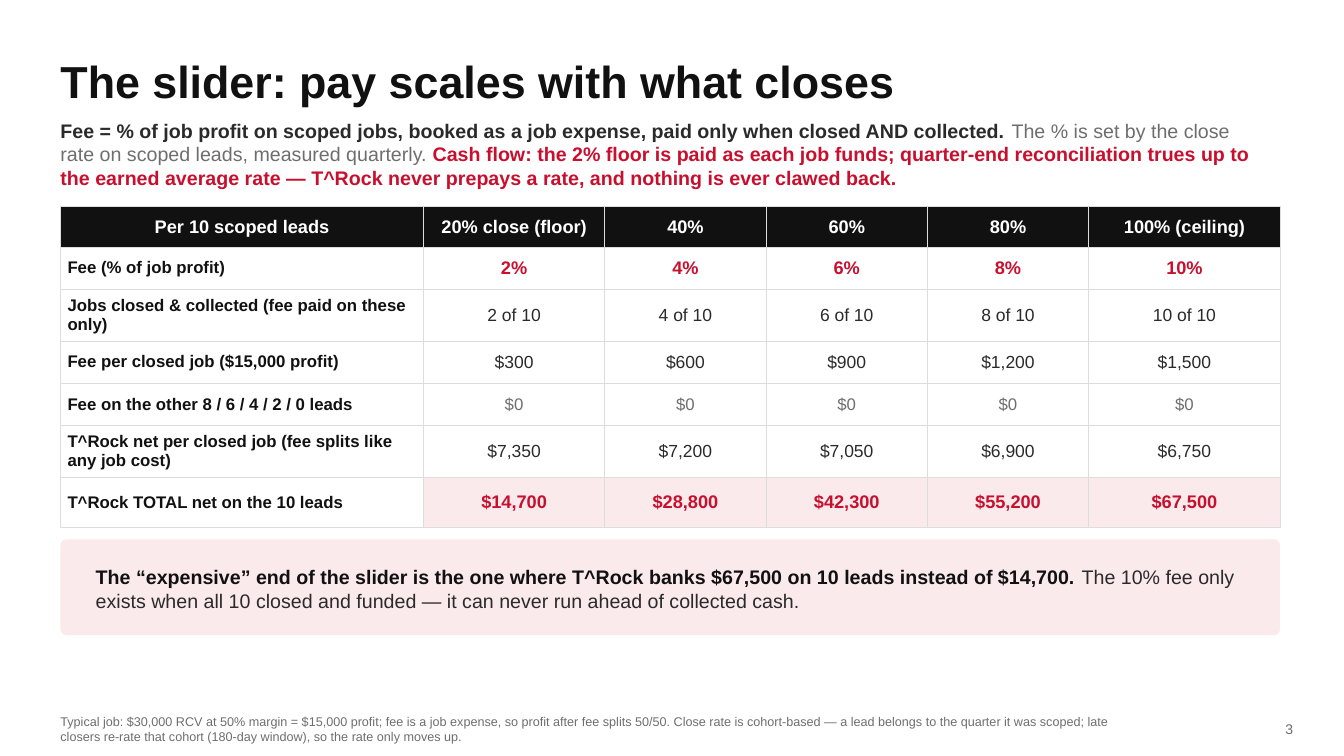
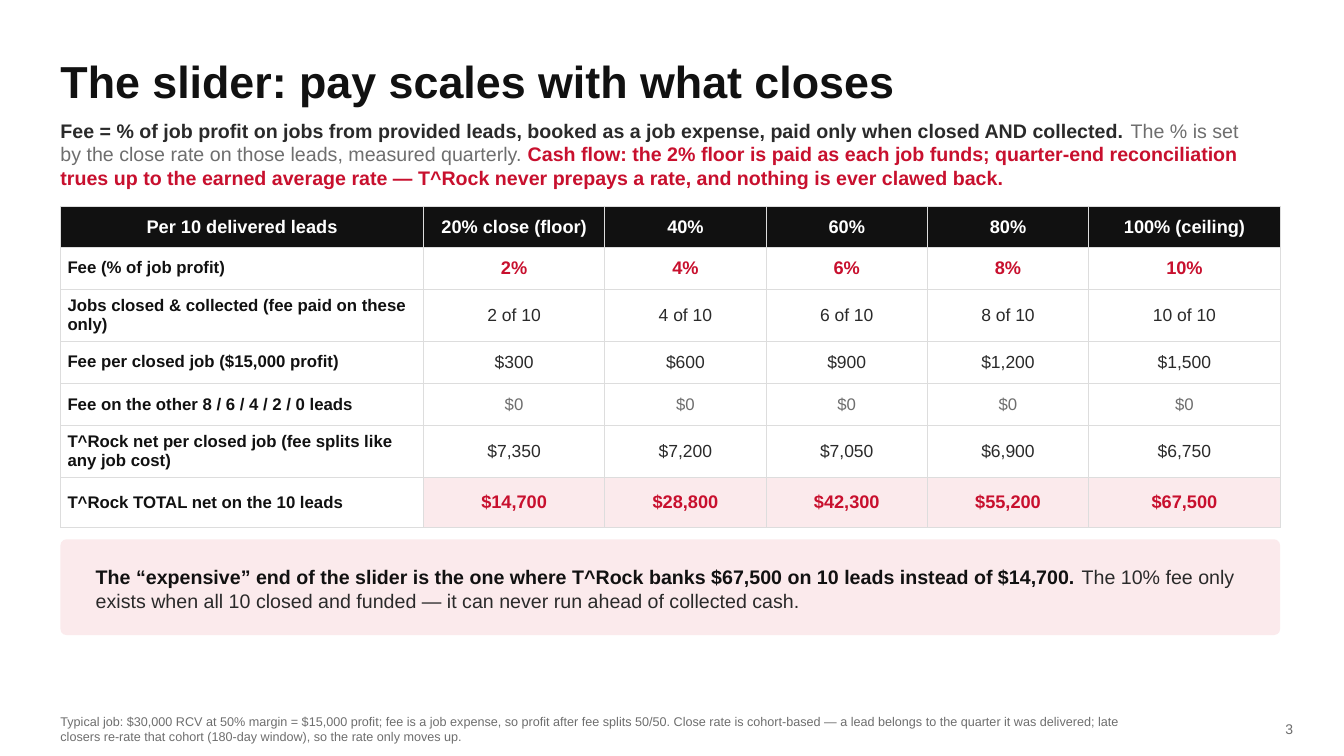
Before and after one commit to DommyD26/roofing-site-template, a slide deck: slide 3 of pitch/Commission-Plan.pptx. Drawn at 1344x756 pixels with LibreOffice and Linux fonts; fonts in the diff are those of the drawing. Boxes give left, top, right and bottom in pixels: in the first picture for what was removed or moved away, otherwise in the second. Text is boxed around its words. In the diff, an @@ line names an element or a change of style, - is before the commit and + after.

```diff
--- a/pitch/Commission-Plan.pptx
+++ b/pitch/Commission-Plan.pptx
@@ text at <box>60,123,1238,189</box>: text changed @@
-Fee = % of job profit on scoped jobs, booked as a job expense, paid only when closed AND collected. The % is set by the close rate on scoped leads, measured quarterly. Cash flow: the 2% floor is paid as each job funds; quarter-end reconciliation trues up to the earned average rate — T^Rock never prepays a rate, and nothing is ever clawed back.
+Fee = % of job profit on jobs from provided leads, booked as a job expense, paid only when closed AND collected. The % is set by the close rate on those leads, measured quarterly. Cash flow: the 2% floor is paid as each job funds; quarter-end reconciliation trues up to the earned average rate — T^Rock never prepays a rate, and nothing is ever clawed back.
@@ table at <box>60,207,1280,515</box> @@
-row 1, column 1: Per 10 scoped leads
+row 1, column 1: Per 10 delivered leads
@@ text at <box>60,717,1118,744</box>: text changed @@
-Typical job: $30,000 RCV at 50% margin = $15,000 profit; fee is a job expense, so profit after fee splits 50/50. Close rate is cohort-based — a lead belongs to the quarter it was scoped; late closers re-rate that cohort (180-day window), so the rate only moves up.
+Typical job: $30,000 RCV at 50% margin = $15,000 profit; fee is a job expense, so profit after fee splits 50/50. Close rate is cohort-based — a lead belongs to the quarter it was delivered; late closers re-rate that cohort (180-day window), so the rate only moves up.
```
Also in this commit, not shown: 6 other slides changed, 3 other files.
